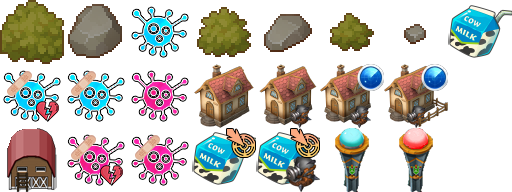
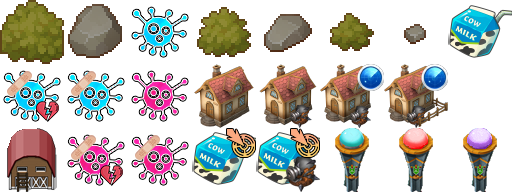
Layered file, before and after one edit (512 × 192). Changes by layer:
added group "MultiTurret" with 2 layers above "WaveTurret" over [463, 128, 497, 192]
added layer "Multi" in group "MultiTurret" over [467, 128, 492, 149]
added layer "WaveTurret" (1st of 3, in "MultiTurret") in group "MultiTurret" over [463, 128, 497, 192]
